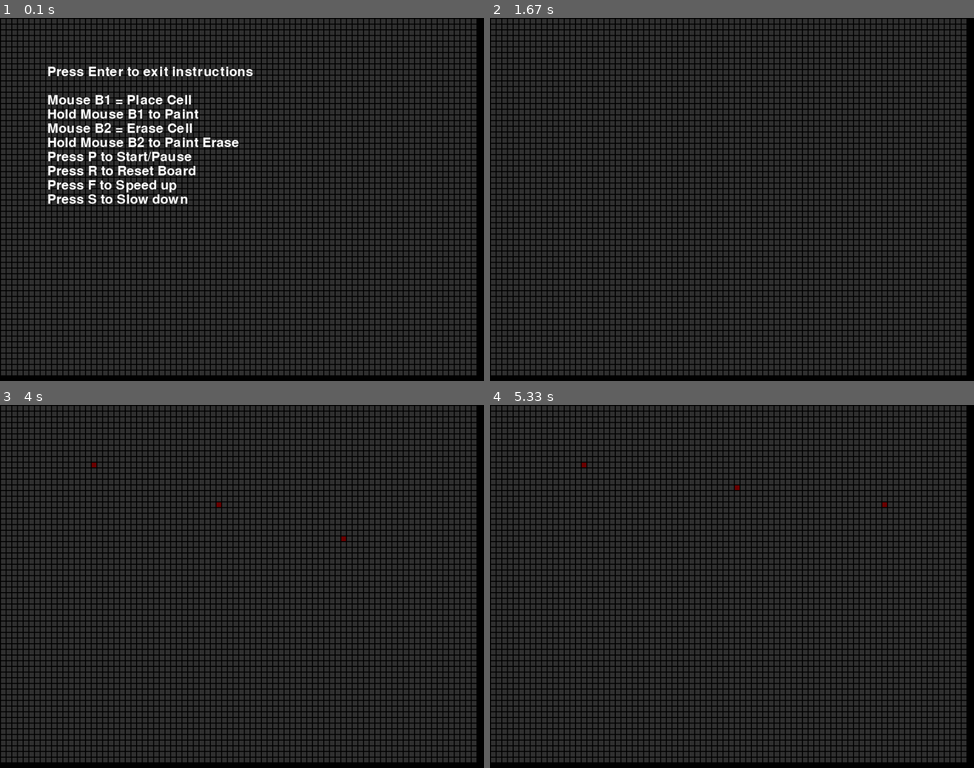
Above: before the commit, frames 1-4 (two rows, left to right).
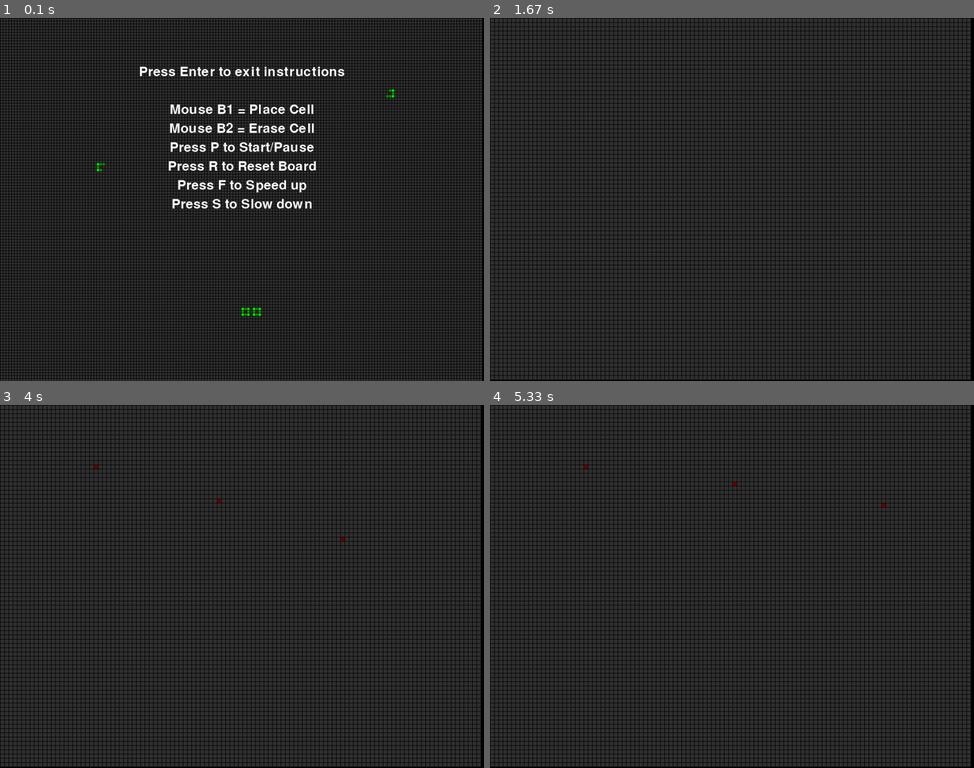
Above: after the commit, the same moments.

Repository: Hungry-Gnu/PygameLife
Game: pygame game, started from game.py
The game is run twice, just before and just after one commit, with the same random seed, the same clock (stepped at 60 frames per second) and the same inputs.
Inputs (mouse positions are in pixels of both pictures, inside the frame that each line leads up to):
- Up to frame 1 (0.1 s): no input
- Up to frame 2 (1.67 s): tap Enter at 0.33 s; press the mouse at (911, 326) at 0.7 s; move the mouse to (848, 279) at 0.8 s; release the mouse at (790, 232) at 0.93 s; press the mouse at (911, 326) at 1.03 s; move the mouse to (809, 312) at 1.13 s; release the mouse at (707, 293) at 1.27 s; tap P at 1.33 s
- Up to frame 3 (4 s): tap F at 2.17 s; right-click (96, 463) at 2.55 s; tap S at 3.33 s; press the mouse at (96, 463) at 3.7 s; move the mouse to (217, 503) at 3.8 s; release the mouse at (343, 539) at 3.93 s
- Up to frame 4 (5.33 s): press the mouse at (586, 463) at 4.03 s; move the mouse to (673, 575) at 4.13 s; release the mouse at (761, 688) at 4.27 s; press the mouse at (586, 463) at 4.37 s; move the mouse to (601, 586) at 4.47 s; release the mouse at (620, 709) at 4.6 s; press the mouse at (586, 463) at 4.7 s; move the mouse to (611, 568) at 4.8 s; release the mouse at (640, 673) at 4.93 s; press the mouse at (586, 463) at 5.03 s; move the mouse to (736, 484) at 5.13 s; release the mouse at (886, 503) at 5.27 s

The runs differ from the first frame. In frame 1, 30% of the frame differs, in the area x 0-100%, y 0-100%; in frame 2, 35%; in frame 3, 35%; in frame 4, 35%.

Commit message:
Grid tweaks, speed tweaks, start creation of a proper menu overlay plus message system

Diff:
--- a/game.py
+++ b/game.py
@@ -13,46 +13,96 @@
 
 class LifeGame:
     def __init__(self):
+        self.firstStart = 1
         pygame.init()
-        #sinitSize = [1920,1000]
+        #initSize = [1920,1000]
         initSize = [1024,768]
         self.screen = pygame.display.set_mode(initSize)
         pygame.display.set_caption("Game of Life")
         self.clock = pygame.time.Clock()
+        self.state = 1
 
-        self.state = 1
-        self.cellLife = mitosis.CellLife(self.screen)
+        self.cellLife = mitosis.CellLife(self.screen, 8)
+        self.menuLife = mitosis.CellLife(self.screen, 5)
+
+        for pos in [(2, 0), (1, 0), (1, 1), (1, 2), (0, 1)]:
+            x = int(len(self.menuLife.grid[0])*0.2) + pos[0]
+            y = int(len(self.menuLife.grid)*0.4) + pos[1]
+            self.menuLife.grid[y][x] = 1
+            self.menuLife.alive.append((x,y))
+        # Cross
+        for pos in [(1, 0), (1, 1), (1, 2), (2, 1), (0, 1)]:
+            x = int(len(self.menuLife.grid[0])*0.5) + pos[0]
+            y = int(len(self.menuLife.grid)*0.8) + pos[1]
+            self.menuLife.grid[y][x] = 1
+            self.menuLife.alive.append((x,y))
+            self.menuLife.grid[y][x+4] = 1
+            self.menuLife.alive.append((x+4,y))
+        # Tetrinomo
+        for pos in [(1, 0), (1, 1), (1, 2), (0, 2), (2, 1)]:
+            x = int(len(self.menuLife.grid[0])*0.8) + pos[0]
+            y = int(len(self.menuLife.grid)*0.2) + pos[1]
+            self.menuLife.grid[y][x] = 1
+            self.menuLife.alive.append((x,y))
+
         self.font = pygame.font.Font(None, 42)
         self.instr = ['Press Enter to exit instructions','',
                              'Mouse B1 = Place Cell',
-                             'Hold Mouse B1 to Paint',
                              'Mouse B2 = Erase Cell',
-                             'Hold Mouse B2 to Paint Erase',
                              'Press P to Start/Pause',
                              'Press R to Reset Board',
                              'Press F to Speed up',
                              'Press S to Slow down']
-
+        self.menuSurf = pygame.Surface((self.screen.get_size()[0], self.screen.get_size()[1]))
+        self.menuSurf.fill(BLACK)
+        self.menuSurf.set_colorkey(BLACK)
+        self.speedString = "Set speed to "
         self.simSpeed = {'1 second':60, '0.5ms':30, '0.25ms':15,
                          '0.12ms':12, '0.06ms':6, '0.03ms':3,
                          '0.02ms':2,'Realtime':1}
         self.speed = 3
+        self.message = []
+
+    def printHelp(self):
+        self.menuSurf.fill(BLACK)
+        for i in range(len(self.instr)):
+            text = self.font.render(self.instr[i], 1, WHITE)
+            x = self.menuSurf.get_rect().centerx - text.get_rect().centerx
+            self.menuSurf.blit(text,(x,100+i*40))
+
+    def printMsg(self):
+        self.menuSurf.fill(BLACK)
+        if self.message:
+            for i in range(len(self.message)):
+                text = self.font.render(self.message[i], 1, WHITE)
+                self.menuSurf.blit(text,(10,10+i*40))
 
     def main(self):
         framecount = 0
+        msgTime = 0
+        self.screen.fill(BLACK)
+        self.menuLife.drawBG()
         while True:
             self.getEvents()
             # Menu State
             if self.state == 1:
-                self.screen.fill(BLACK)
-                self.cellLife.drawBG()
-                for i in range(len(self.instr)):
-                    text = self.font.render(self.instr[i], 1, WHITE)
-                    self.screen.blit(text,(100,100+i*30))
+                self.menuSurf.fill(BLACK)
+                if self.firstStart == 1 and framecount > 3:
+                    self.screen.fill(BLACK)
+                    self.menuLife.drawBG()
+                    self.menuLife.update()
+                    framecount = 0
+                elif self.firstStart == 0:
+                    self.screen.fill(BLACK)
+                    self.cellLife.drawBG()
+                self.printHelp()
+                self.screen.blit(self.menuSurf,(0,0))
             # Paused State
             elif self.state == 2:
                 self.screen.fill(BLACK)
+                self.menuSurf.fill(BLACK)
                 self.cellLife.paused()
+                self.screen.blit(self.menuSurf,(0,0))
             # Running State
             elif self.state == 3:
                 if framecount > self.speed:
@@ -60,6 +110,16 @@
                     self.cellLife.drawBG()
                     self.cellLife.update()
                     framecount = 0
+                if msgTime > 60:
+                    self.menuSurf.fill(BLACK)
+                    self.message = []
+                    self.screen.blit(self.menuSurf,(0,0))
+                    msgTime = 0
+                else:
+                    self.printMsg()
+                    self.screen.blit(self.menuSurf,(0,0))
+                    msgTime +=1
+
             # Game Tick
             framecount += 1
             self.clock.tick(60)
@@ -91,22 +151,26 @@
                         self.state = 2
                 if pygame.key.get_pressed()[pygame.K_RETURN] == self.state == 1:
                     self.state = 2
+                    self.firstStart = 0
                 if pygame.key.get_pressed()[pygame.K_r] == 1:
                     self.cellLife.resetGrid()
                     if self.state == 3: self.state = 2
                 if pygame.key.get_pressed()[pygame.K_f] == 1:
                     if self.state == 3:
-                        if   self.speed > 30: self.speed -= 10
+                        if   self.speed > 120: self.speed +=20
+                        elif self.speed > 30: self.speed -= 10
                         elif self.speed > 15: self.speed -= 5
                         elif self.speed > 5: self.speed -= 2
                         elif self.speed > 0:  self.speed -=1
+                        self.message.append(self.speedString+str(120 - self.speed))
                 elif pygame.key.get_pressed()[pygame.K_s] == 1:
                     if self.state == 3:
                         if   self.speed < 5: self.speed +=1
                         elif self.speed < 15: self.speed +=2
                         elif self.speed < 30: self.speed +=5
                         elif self.speed < 60: self.speed +=10
-
+                        elif self.speed < 120: self.speed +=20
+                        self.message.append(self.speedString+str(120 - self.speed))
 
 if __name__=='__main__':
     game = LifeGame()
--- a/mitosis.py
+++ b/mitosis.py
@@ -12,30 +12,31 @@
 GREY     = ( 50,   50,  50)
 
 class CellLife:
-    def __init__(self,screen):
+    def __init__(self,screen,cellSize):
         self.alive = []
         self.dead = []
         self.screen = screen
-        self.x = int(self.screen.get_size()[0]/12.06)
-        self.y = int(self.screen.get_size()[1]/12.06)
-        self.width=10
-        self.height=10
-        self.margin=2
+        self.width = self.height = cellSize
+        self.margin = 1
+        self.row = int(self.screen.get_size()[0] / (cellSize+self.margin))
+        self.col = int(self.screen.get_size()[1] / (cellSize+self.margin))
+        print("col=",self.col)
+        print(self.margin)
         self.resetGrid()
 
         self.bg = pygame.Surface((self.screen.get_size()[0], self.screen.get_size()[1]))
         self.bg.fill(BLACK)
-        for y in range(self.y):
-            for x in range(self.x):
+        for y in range(self.col):
+            for x in range(self.row):
                 pygame.draw.rect(self.bg,GREY,[ (self.margin+self.width)*x+self.margin,
                     (self.margin+self.height)*y+self.margin, self.width, self.height ])
         self.bg.convert()
 
     def resetGrid(self):
         self.grid = []
-        for y in range(self.y):
+        for y in range(self.col):
             self.grid.append([])
-            for x in range(self.x):
+            for x in range(self.row):
                 self.grid[y].append(0) # Append a cell
         self.alive = []
         self.dead = []
@@ -57,9 +58,9 @@
         x=pos[0] // (self.width+self.margin)
         y=pos[1] // (self.height+self.margin)
         # Set that location to one
-        if x > self.x-1: x = self.x-1
-        if y > self.y-1: y = self.y-1
-        if y < self.y and x < self.x:
+        if x > self.row-1: x = self.row-1
+        if y > self.col-1: y = self.col-1
+        if y < self.col and x < self.row:
             if make == 1:
                 self.grid[y][x]=1
                 if (x,y) not in self.alive:
@@ -76,15 +77,15 @@
 
     def checkPos(self,cell,x,y,grid):
         x,y = (cell[0]+x), (cell[1]+y)
-        lenGridX, lenGridY = self.x-1, self.y-1
+        lenGridX, lenGridY = self.row-1, self.col-1
         if      (x < 0)        : x = lenGridX
         elif    (x > lenGridX) : x = 0
         if      (y < 0)        : y = lenGridY
         elif    (y > lenGridY) : y = 0
         return (x,y)
 
-        for y in range(self.y):
-            for x in range(self.x):
+        for y in range(self.col):
+            for x in range(self.row):
                 if (x,y) in self.alive:
                     self.drawSquare(x,y,RED)
                 else:
